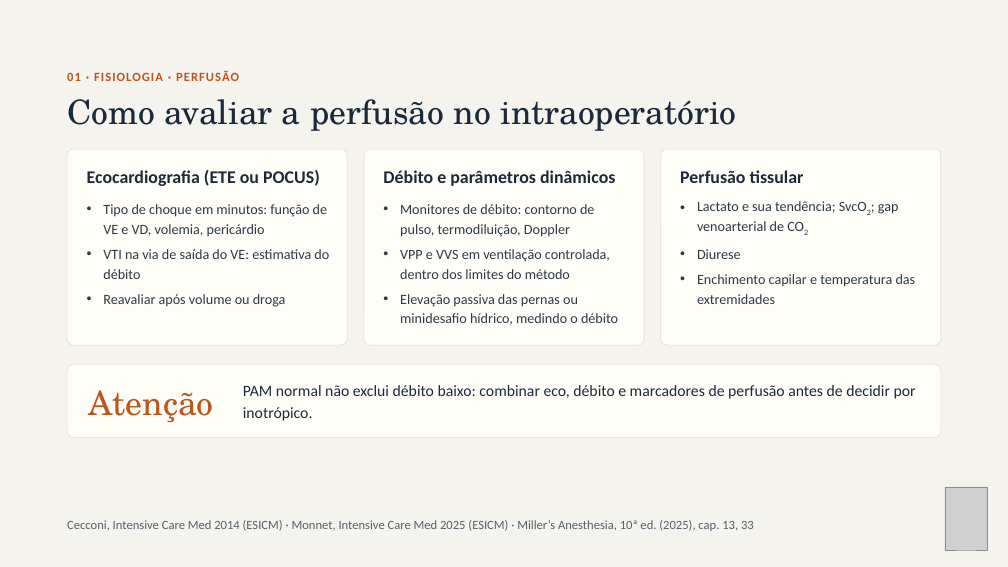
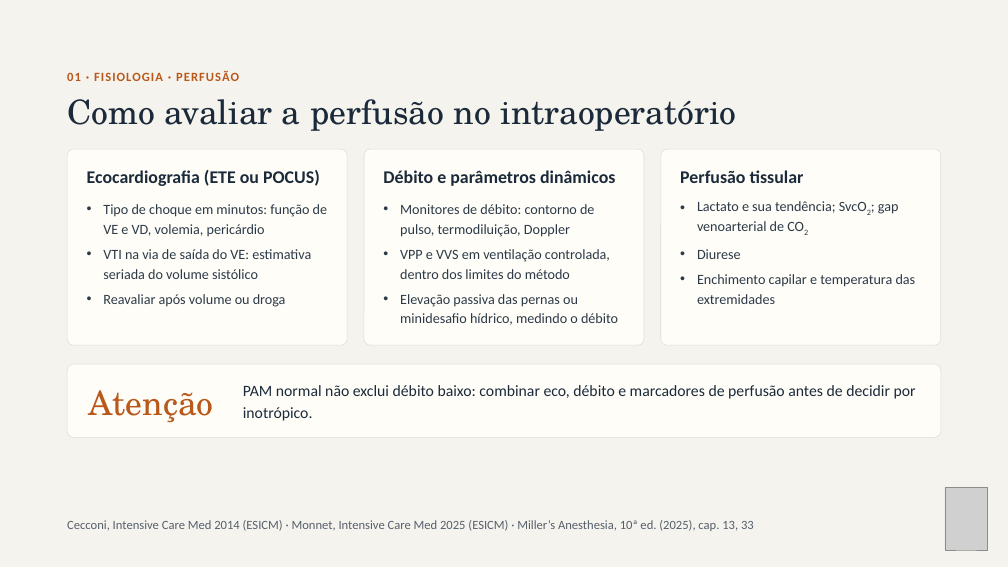
Before and after one commit to brunomoraesdubois-bit/Bruno, a slide deck: slide 4 of apresentacao/Aminas_Vasoativas.pptx. Drawn at 1008x567 pixels with LibreOffice and Linux fonts; fonts in the diff are those of the drawing; grey boxes stand for pictures. Boxes give left, top, right and bottom in pixels: in the first picture for what was removed or moved away, otherwise in the second. Text is boxed around its words. In the diff, an @@ line names an element or a change of style, - is before the commit and + after.

```diff
--- a/apresentacao/Aminas_Vasoativas.pptx
+++ b/apresentacao/Aminas_Vasoativas.pptx
@@ text at [103, 249, 311, 279]: text changed @@
-• VTI na via de saída do VE: estimativa do débito
+• VTI na via de saída do VE: estimativa seriada do volume sistólico
```
Also in this commit, not shown: 6 other files.
